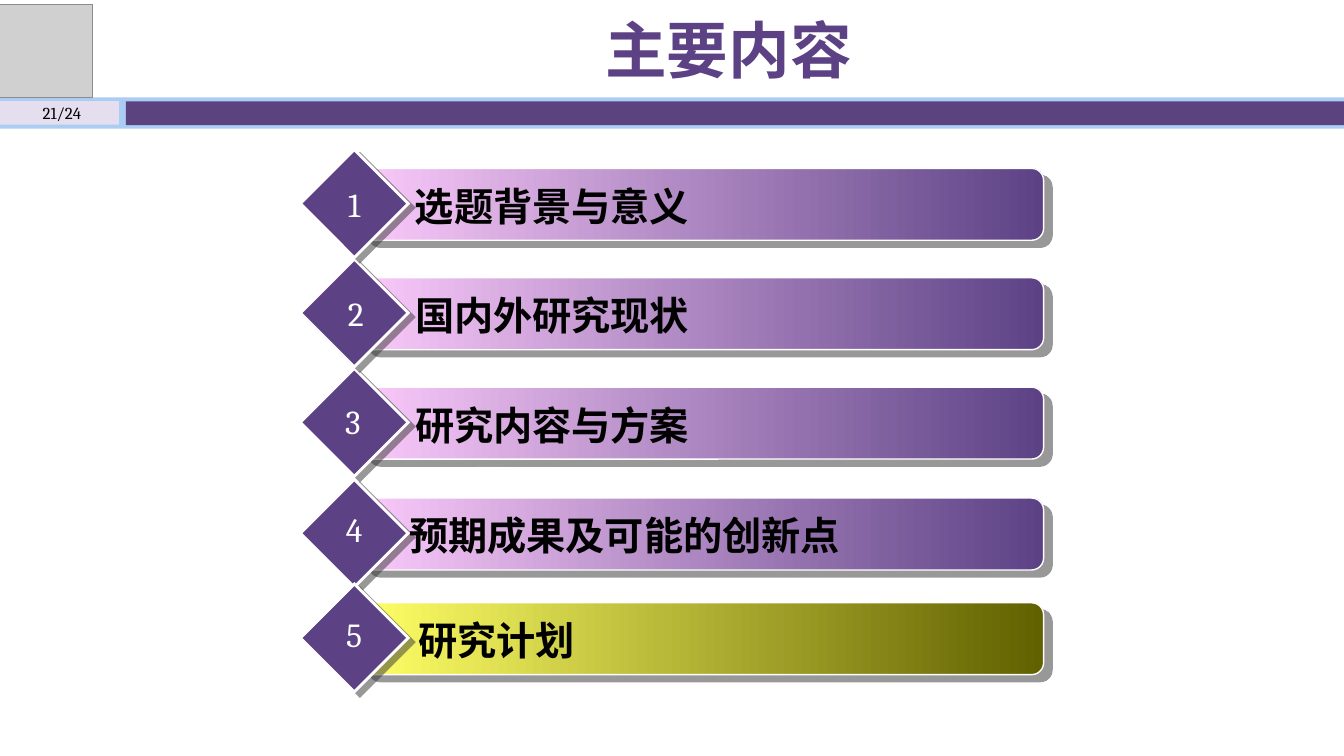
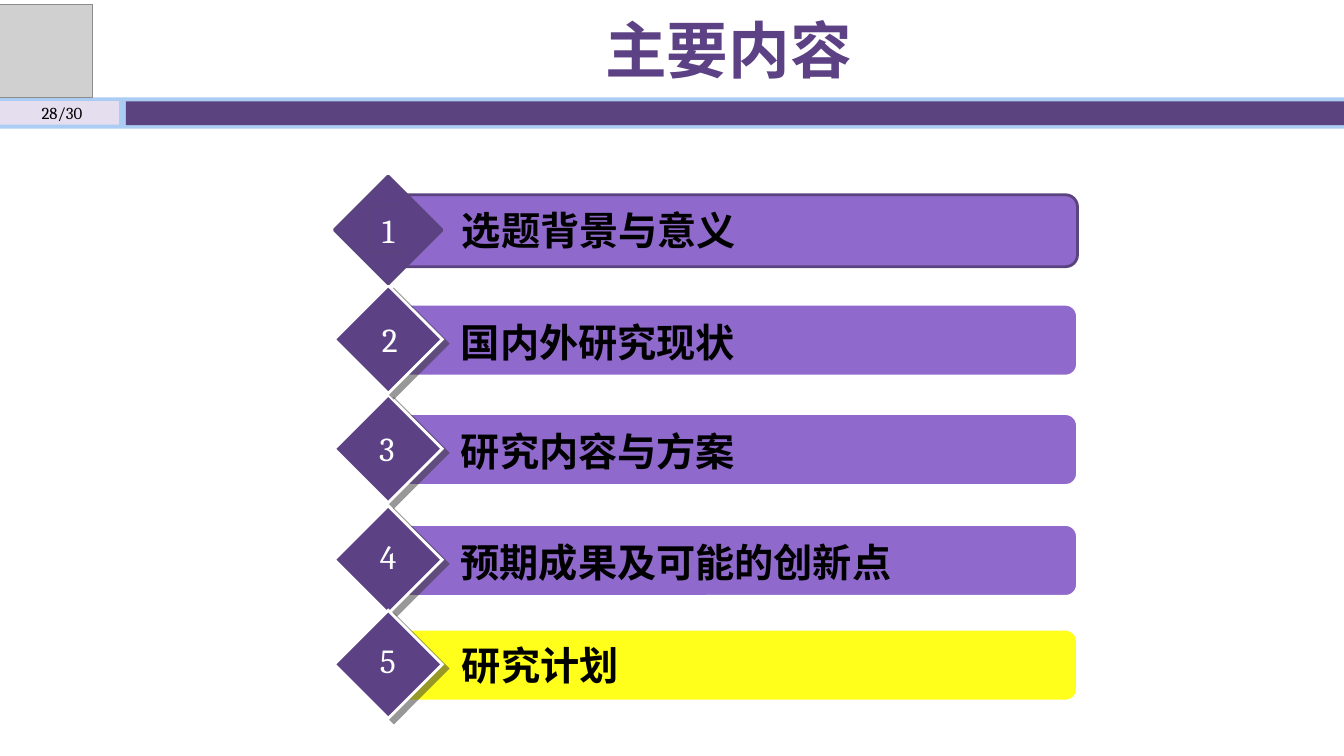
Before and after one commit to shawn47/0930, a slide deck: slide 28 of 开题答辩930.pptx (slide 32 before the commit). Drawn at 1344x756 pixels with LibreOffice and Linux fonts; fonts in the diff are those of the drawing; grey boxes stand for pictures. Boxes give left, top, right and bottom in pixels: in the first picture for what was removed or moved away, otherwise in the second. Text is boxed around its words. In the diff, an @@ line names an element or a change of style, - is before the commit and + after.

```diff
--- a/开题答辩930.pptx
+++ b/开题答辩930.pptx
@@ text at box(42, 107, 83, 121): text changed @@
-21/24
+28/30
@@ 5 diamonds, 5 rounded rectangles, 4 texts, 1 rectangle: place and size @@
-5 diamonds, 5 rounded rectangles, 4 texts, 1 rectangle at box(300, 149, 1044, 692)
+5 diamonds, 5 rounded rectangles, 4 texts, 1 rectangle at box(335, 176, 1078, 719)
@@ diamond at box(335, 176, 443, 284): outline #FFFFFF 2 pt to #5C4381 2 pt; shadow off @@
@@ rectangle "1" at box(370, 205, 406, 253): fill none to #5C4285; outline none to #5C4381 2 pt @@
@@ rounded rectangle at box(394, 195, 1078, 266): fill gradient #FAE6FA to #5C4285 to #8F69CB; outline #FFFFFF 1 pt to #5C4381 2 pt; shadow off @@
@@ text "选题背景与意义" rewrapped from box(415, 181, 689, 232) to box(462, 211, 736, 249) @@
@@ fill gradient #FAE6FA to #5C4285 to #8F69CB; outline #FFFFFF 1 pt to #FFFFFF 2 pt; shadow off in 3 elements at box(394, 413, 1078, 485), box(394, 524, 1078, 596), box(394, 304, 1078, 376) @@
@@ 4 texts: place and size @@
-4 texts at box(409, 290, 840, 659)
+4 texts at box(461, 323, 892, 684)
@@ rounded rectangle at box(394, 629, 1078, 701): fill gradient #FFFF67 to #616200 to #FFFF1B; outline #FFFFFF 1 pt to #FFFFFF 2 pt; shadow off @@
```
Also in this commit, not shown: 21 other slides changed, 8 slides added, 12 slides removed, 8 other files.
